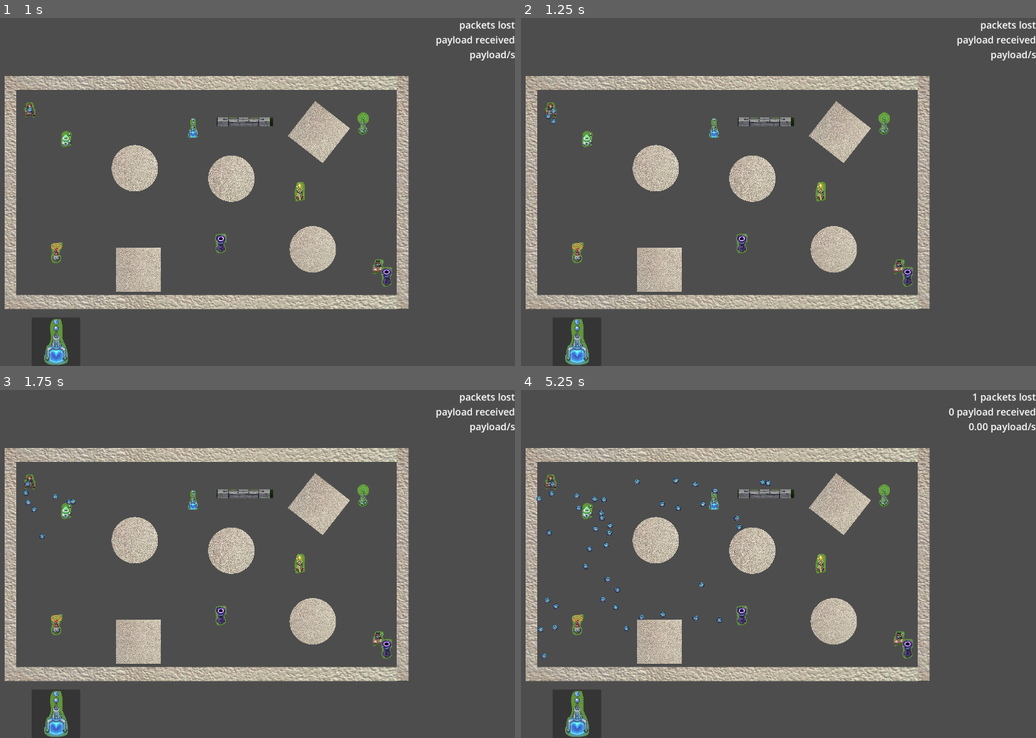
Above: before the commit, frames 1-4 (two rows, left to right).
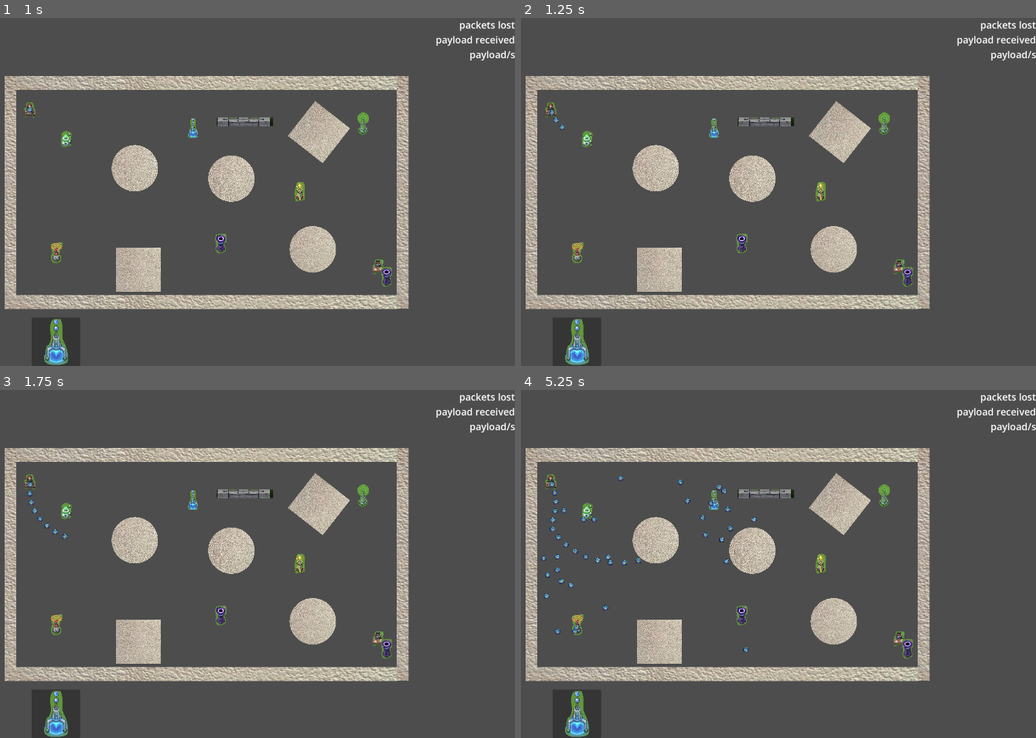
Above: after the commit, the same moments.

Repository: ryupold/ld59
Game: Godot game, scene res://scenes/test_sender.tscn
Same seed, same stepped clock (60 frames per second), same inputs: the game is played once before the commit and once after it. The engine's default icon, where the game draws it, is replaced by a stand-in: a white triangle on a blue panel in a dark square.
Inputs (mouse positions are in pixels of both pictures, inside the frame that each line leads up to):
- Up to frame 1 (1 s): click (56, 341) at 0.5 s
- Up to frame 2 (1.25 s): no input
- Up to frame 3 (1.75 s): click (56, 713) at 1.25 s
- Up to frame 4 (5.25 s): click (577, 713) at 2 s

Frame 1 is identical in both runs. In frame 2, less than 0.1% of the frame differs, in the area x 4-9%, y 26-33%; in frame 3, 0.2%; in frame 4, 1.2%, in the area x 3-100%, y 0-78%.

Commit message:
let sender spray packets in 90degree arc

Diff:
--- a/ld59-game/entities/sender/sender.gd
+++ b/ld59-game/entities/sender/sender.gd
@@ -4,13 +4,31 @@
 @export var packetParent: Node2D
 @export var spawnDistance: float
 @export var spawnInterval: float = 1.0
+@export var spawnImpulse: float = 1000
+@export var spawnAngleMin: float = 0
+@export var spawnAngleMax: float = PI/2
+@export var spawnAngleRotationSpeed: float = 1
+var _spawnAngle: float
 
 func _ready():
+	_spawnAngle = spawnAngleMin
 	$PacketCreationTimer.wait_time = spawnInterval
 	$PacketCreationTimer.timeout.connect(createPacket)
 
+func _physics_process(delta):
+	var nextAngle := wrapf(_spawnAngle + spawnAngleRotationSpeed * delta, spawnAngleMin, spawnAngleMax)
+	if spawnAngleRotationSpeed > 0 and nextAngle < _spawnAngle:
+		spawnAngleRotationSpeed *= -1
+		_spawnAngle = spawnAngleMax
+	elif spawnAngleRotationSpeed < 0 and nextAngle > _spawnAngle:
+		spawnAngleRotationSpeed *= -1
+		_spawnAngle = spawnAngleMin
+	else:
+		_spawnAngle = nextAngle
+
 func createPacket():
 	var packet : Packet = packetScene.instantiate()
+	var position := global_position + Vector2.from_angle(_spawnAngle) * spawnDistance
 	packet.global_position = global_position
-	packet.apply_impulse(Vector2.from_angle(randf_range(0, PI)) * 1000)
+	packet.apply_impulse(Vector2.from_angle(_spawnAngle) * spawnImpulse)
 	packetParent.add_child(packet)
